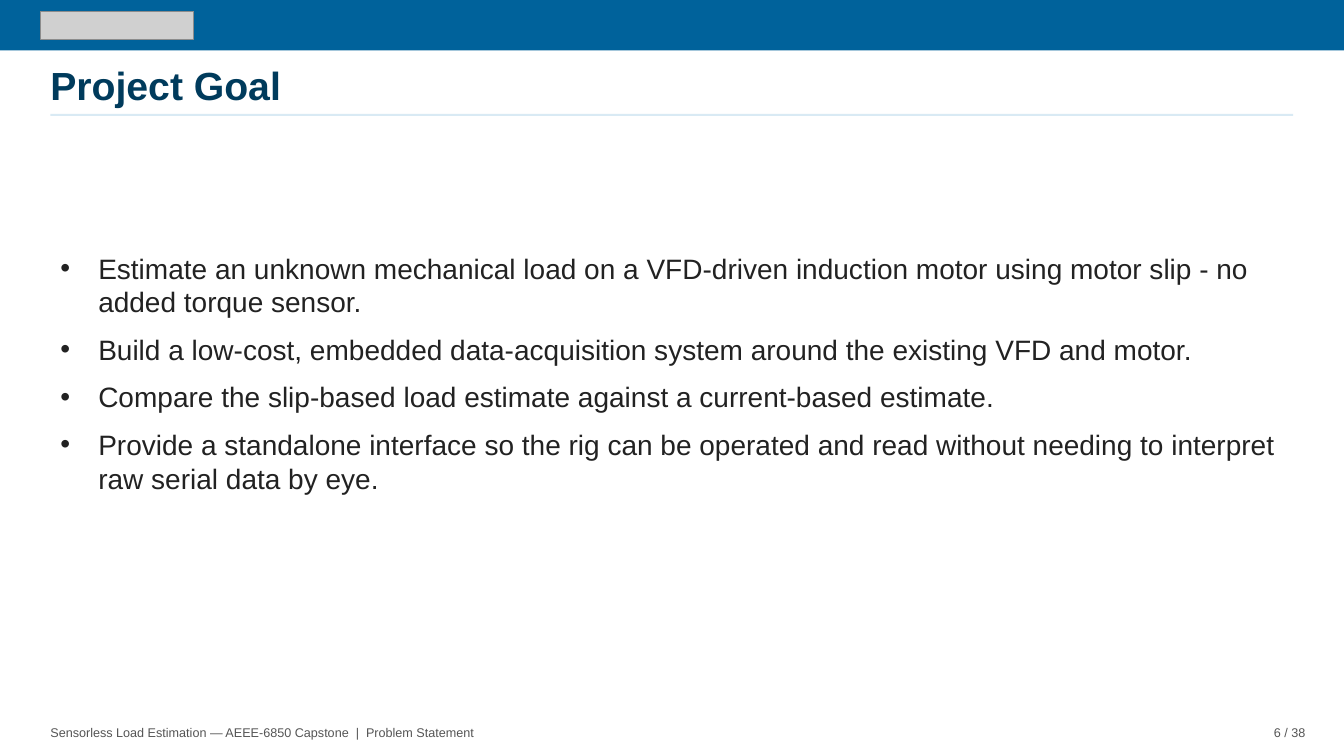
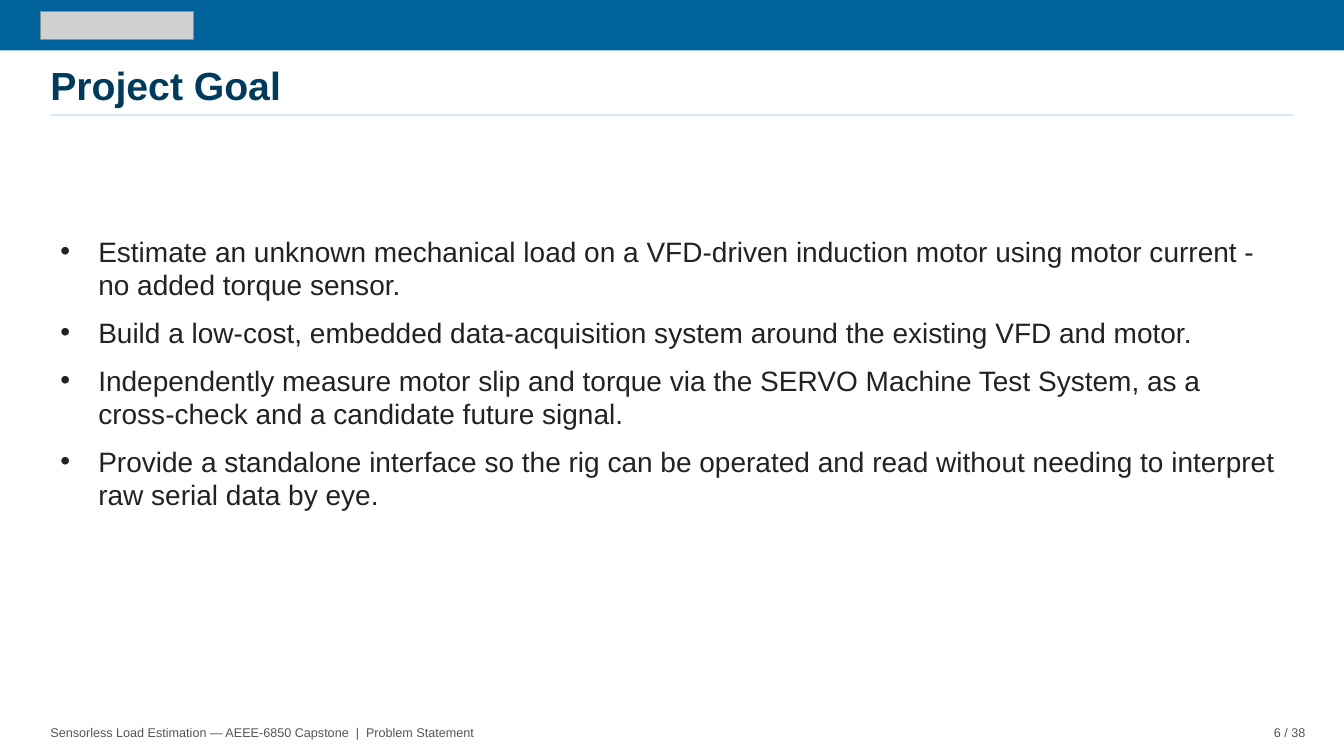
Before and after one commit to David-4529/Capstone, a slide deck: slide 6 of docs/paper/Sensorless_Load_Estimation_Deck.pptx. Drawn at 1344x756 pixels with LibreOffice and Linux fonts; fonts in the diff are those of the drawing; grey boxes stand for pictures. Boxes give left, top, right and bottom in pixels: in the first picture for what was removed or moved away, otherwise in the second. Text is boxed around its words. In the diff, an @@ line names an element or a change of style, - is before the commit and + after.

```diff
--- a/docs/paper/Sensorless_Load_Estimation_Deck.pptx
+++ b/docs/paper/Sensorless_Load_Estimation_Deck.pptx
@@ text at [98,241,1236,301]: text changed @@
-• Estimate an unknown mechanical load on a VFD-driven induction motor using motor slip - no added torque sensor.
+• Estimate an unknown mechanical load on a VFD-driven induction motor using motor current - no added torque sensor.
@@ text at [98,370,1200,429]: text changed @@
-• Compare the slip-based load estimate against a current-based estimate.
+• Independently measure motor slip and torque via the SERVO Machine Test System, as a cross-check and a candidate future signal.
```
Also in this commit, not shown: 7 other slides changed.
